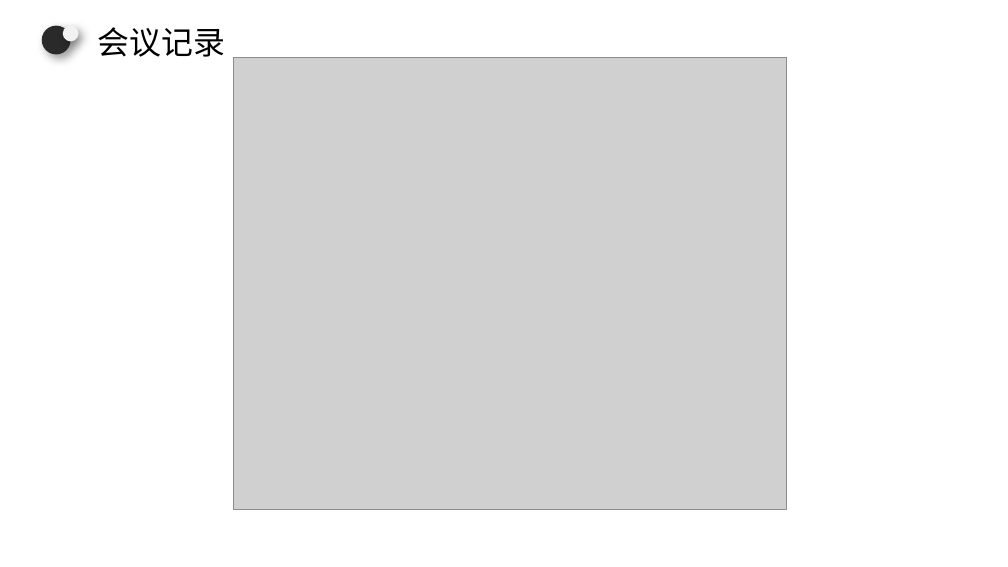
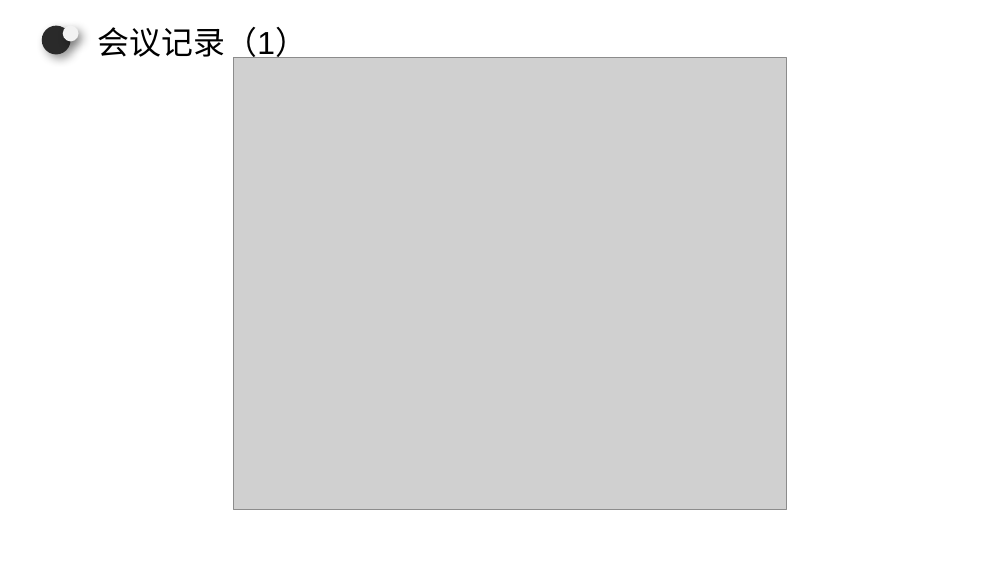
Before and after one commit to zszdxasdf/zhizhang, a slide deck: slide 14 of 需求分析/SE2020-G14-软件需求说明(SRS)0.2/SE2020-G14-软件需求规格说明(SRS)0.2.pptx (slide 17 before the commit). Drawn at 1008x567 pixels with LibreOffice and Linux fonts; fonts in the diff are those of the drawing; grey boxes stand for pictures. Boxes give left, top, right and bottom in pixels: in the first picture for what was removed or moved away, otherwise in the second. Text is boxed around its words. In the diff, an @@ line names an element or a change of style, - is before the commit and + after.

```diff
--- a/需求分析/SE2020-G14-软件需求说明(SRS)0.2/SE2020-G14-软件需求规格说明(SRS)0.2.pptx
+++ b/需求分析/SE2020-G14-软件需求说明(SRS)0.2/SE2020-G14-软件需求规格说明(SRS)0.2.pptx
@@ text at (98,27,307,63): text changed @@
-会议记录
+会议记录（1）
```
Also in this commit, not shown: 5 other slides changed, 2 slides added, 4 slides removed.
